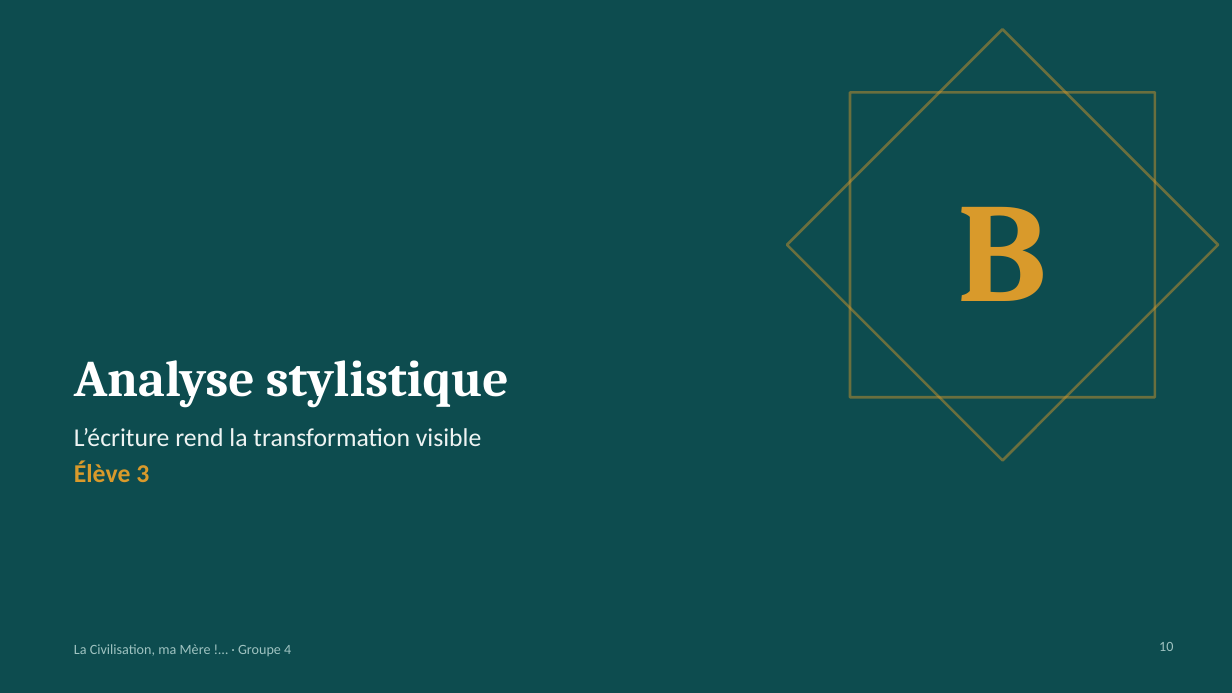
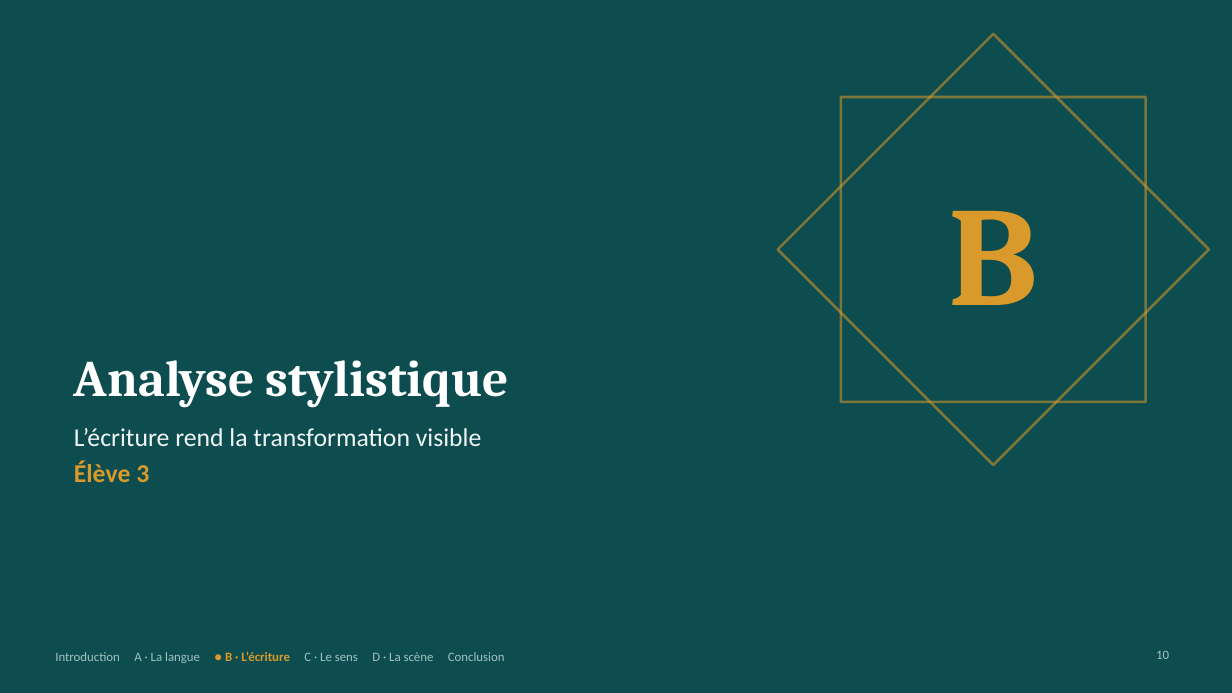
Before and after one commit to Veynoris/Francais-work, a slide deck: slide 10 of output/G4_Presentation.pptx. Drawn at 1232x693 pixels with LibreOffice and Linux fonts; fonts in the diff are those of the drawing. Boxes give left, top, right and bottom in pixels: in the first picture for what was removed or moved away, otherwise in the second. Text is boxed around its words. In the diff, an @@ line names an element or a change of style, - is before the commit and + after.

```diff
--- a/output/G4_Presentation.pptx
+++ b/output/G4_Presentation.pptx
@@ 2 rectangles, 1 text moved together from (x1=787, y1=29, x2=1218, y2=461) to (x1=778, y1=34, x2=1209, y2=465) @@
@@ text added at (x1=55, y1=652, x2=505, y2=663), 10 pt, text #9FC3C1 @@
+Introduction A · La langue ● B · L’écriture C · Le sens D · La scène Conclusion
@@ text removed at (x1=74, y1=644, x2=291, y2=656) @@
-La Civilisation, ma Mère !… · Groupe 4
@@ page number moved from (x1=1159, y1=642, x2=1173, y2=651) to (x1=1156, y1=651, x2=1169, y2=659) @@
@@ page number at (x1=1156, y1=651, x2=1169, y2=659): size 11 to 10 pt @@
```
Also in this commit, not shown: 22 other slides changed, 2 other files.
